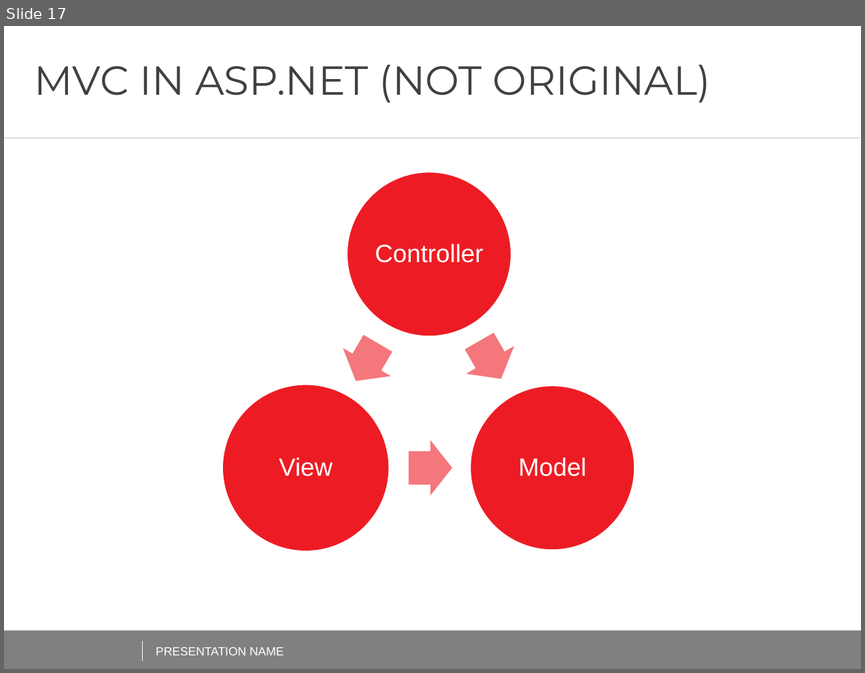
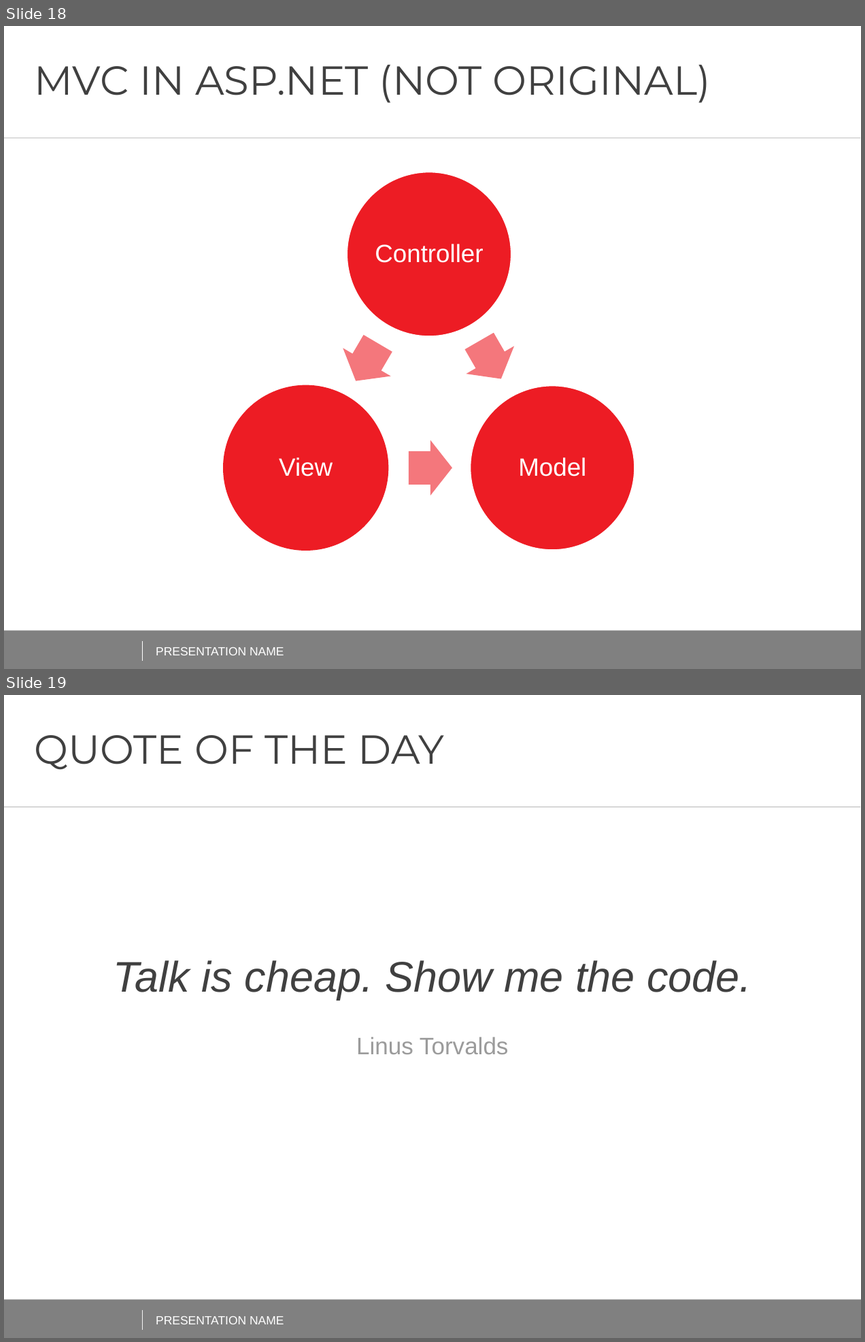
Before and after one commit to AndreiShenets/ASP.NET-Lectures, a slide deck: ASP.NET - iTechArt 2018.pptx. Shown one above the other, each under a label of ours: slide 17 before the commit, slides 18 and 19 after it. The pictures are 865x673 and 865x1342 pixels, drawn with LibreOffice and Linux fonts; fonts in the diff are those of the drawing; background and template pictures are left out. Boxes give left, top, right and bottom in pixels: in the first picture for what was removed or moved away, otherwise in the second. Text is boxed around its words. In the diff, an @@ line names an element or a change of style, - is before the commit and + after.

```diff
--- a/ASP.NET - iTechArt 2018.pptx
+++ b/ASP.NET - iTechArt 2018.pptx
@@ slide 19 added at (4, 695, 861, 1338), background #FFFFFF; not listed: 2 template elements that a slide beside it also shows @@
@@ title added at (35, 735, 444, 770), 34 pt, text #404040 @@
+QUOTE OF THE DAY
@@ page number added at (832, 724, 861, 749), 12 pt, text #FFFFFF @@
+19
@@ line added from (4, 807) to (860, 807), #B5B5B5 0.5 pt @@
@@ text added at (113, 960, 751, 999), 36 pt, text #404040, italic @@
+Talk is cheap. Show me the code.
@@ text added at (356, 1037, 508, 1054), 20 pt, text #9B9B9B @@
+Linus Torvalds
@@ line added from (142, 1309) to (142, 1330), #F2F2F2 0.5 pt @@
@@ text added at (156, 1316, 283, 1324), 10 pt, text #FFFFFF @@
+PRESENTATION NAME
@@ what was slide 17 is now slide 18 @@
```
Also in this commit, not shown: 3 slides changed, 50 other slides added.
